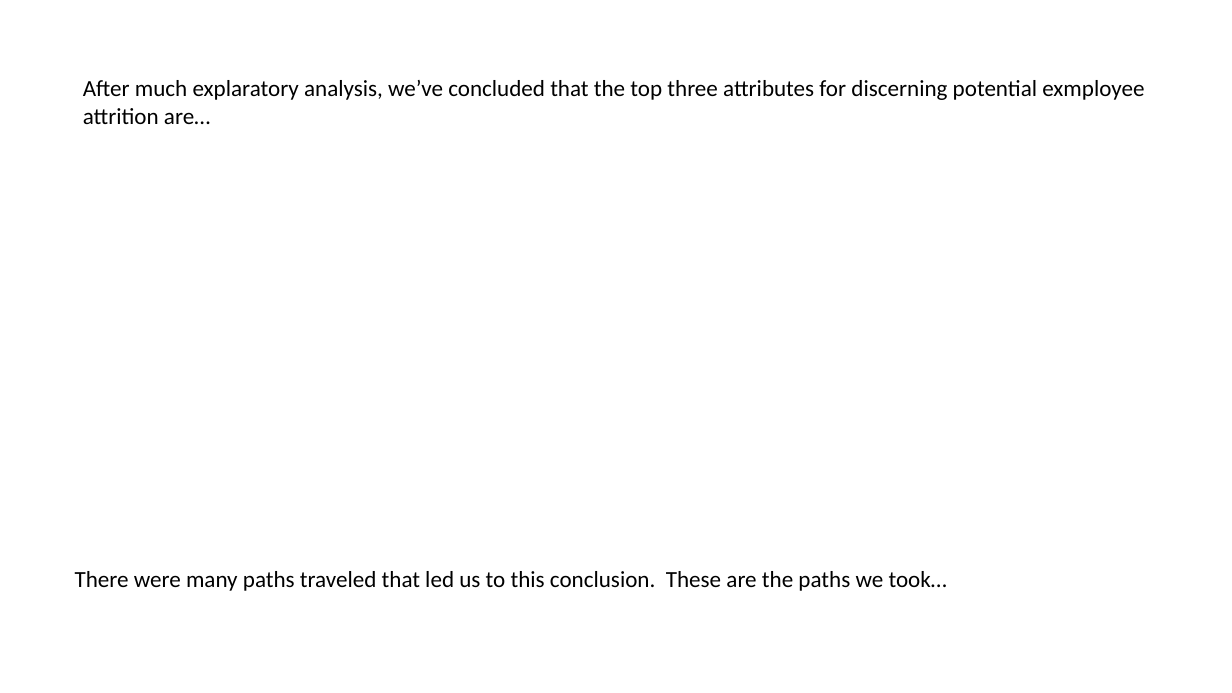
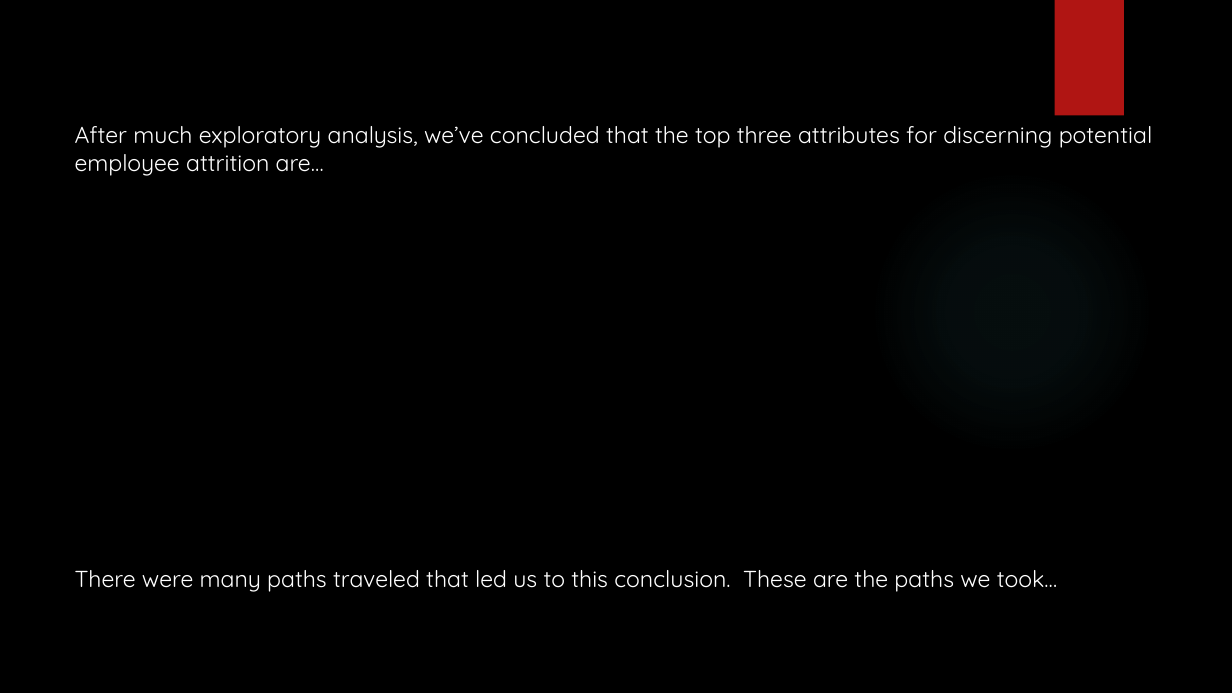
Before and after one commit to vazquezs123/DATA_SCIENCE_CS02, a slide deck: slide 5 of case_study_02_presentation.pptx (slide 4 before the commit). Drawn at 1232x693 pixels with LibreOffice and Linux fonts; fonts in the diff are those of the drawing; background and template pictures are left out. Boxes give left, top, right and bottom in pixels: in the first picture for what was removed or moved away, otherwise in the second. Text is boxed around its words. In the diff, an @@ line names an element or a change of style, - is before the commit and + after.

```diff
--- a/case_study_02_presentation.pptx
+++ b/case_study_02_presentation.pptx
@@ background #FFFFFF to picture (left out) @@
@@ rectangle added at (1055, 0, 1124, 116), fill #B01513 @@
@@ text at (75, 126, 1153, 176): text changed; font Calibri to Quicksand; text colour #000000 to #FFFFFF @@
-After much explaratory analysis, we’ve concluded that the top three attributes for discerning potential exmployee attrition are…
+After much exploratory analysis, we’ve concluded that the top three attributes for discerning potential employee attrition are…
@@ ellipse added at (870, 169, 1154, 454), fill gradient #50B9C1 @@
@@ text "There were many paths traveled ..." at (75, 570, 1057, 592): font Calibri to Quicksand, text colour #000000 to #FFFFFF @@
```
Also in this commit, not shown: 11 other slides changed, 8 slides added, 7 slides removed, 2 other files.
